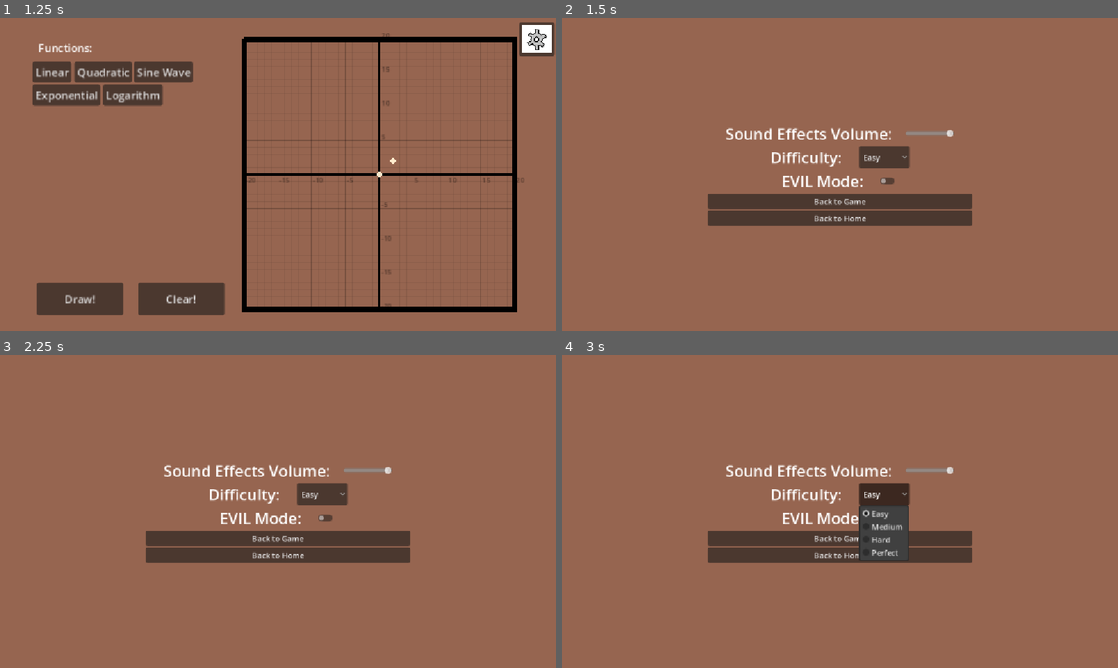
Above: before the commit, frames 1-4 (two rows, left to right).
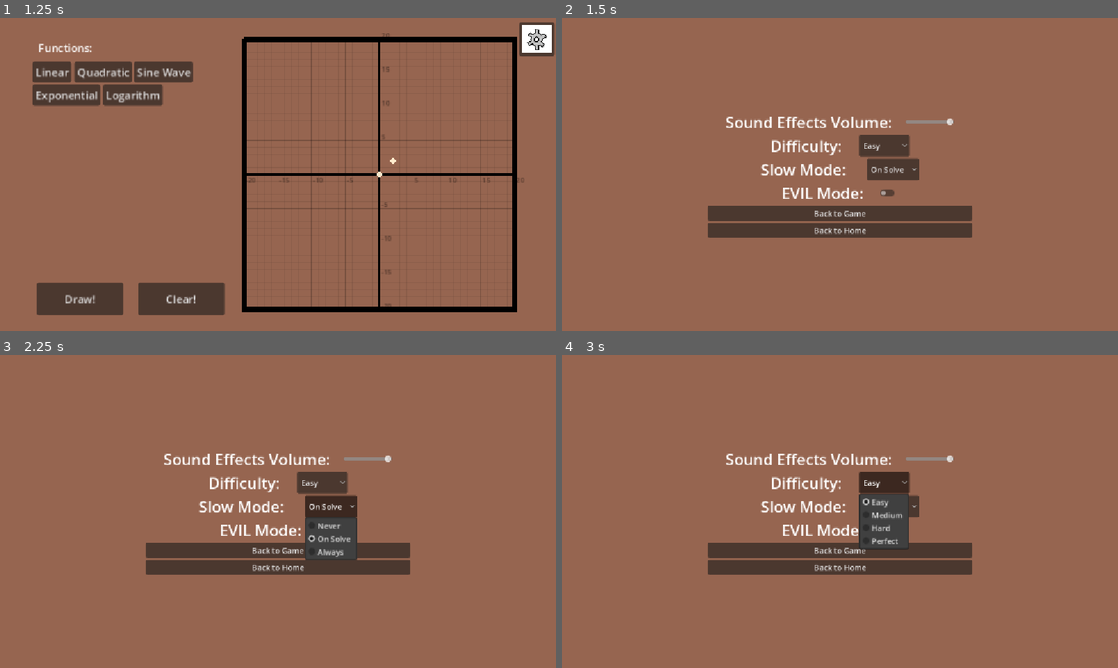
Above: after the commit, the same moments.

Repository: davidchmura75-web/jam_o_lantern
Game: Godot game, scene res://scenes/Menu.tscn
Two runs of this game, one before a commit and one after it. Both use one fixed random seed, a clock stepped at 60 frames per second and the inputs below.
Inputs (mouse positions are in pixels of both pictures, inside the frame that each line leads up to):
- Up to frame 1 (1.25 s): click "Play" at 0.5 s
- Up to frame 2 (1.5 s): click (1101, 39) at 1.25 s
- Up to frame 3 (2.25 s): click (333, 505) at 2 s, where only the run after the commit has a clickable "On Solve"
- Up to frame 4 (3 s): click "Easy" at 2.75 s

Frame 1 is identical in both runs. In frame 2, 7.6% of the frame differs, in the area x 26-74%, y 31-71%; in frame 3, 7.8%; in frame 4, 7.5%.

Commit message:
settings fix, faster line drawing, and started working on gameplay levels

Diff:
--- a/scenes/settings.tscn
+++ b/scenes/settings.tscn
@@ -73,6 +73,26 @@
 popup/item_3/text = "Perfect"
 popup/item_3/id = 3
 
+[node name="HBoxContainer4" type="HBoxContainer" parent="VBoxContainer" unique_id=1759686975]
+layout_mode = 2
+alignment = 1
+
+[node name="Label" type="Label" parent="VBoxContainer/HBoxContainer4" unique_id=1669469622]
+layout_mode = 2
+text = "Slow Mode:     "
+label_settings = SubResource("LabelSettings_xwb1m")
+
+[node name="SlowMode" type="OptionButton" parent="VBoxContainer/HBoxContainer4" unique_id=1391446493]
+layout_mode = 2
+selected = 1
+item_count = 3
+popup/item_0/text = "Never"
+popup/item_0/id = 0
+popup/item_1/text = "On Solve"
+popup/item_1/id = 1
+popup/item_2/text = "Always"
+popup/item_2/id = 2
+
 [node name="HBoxContainer2" type="HBoxContainer" parent="VBoxContainer" unique_id=601147744]
 layout_mode = 2
 alignment = 1
@@ -95,6 +115,7 @@
 
 [connection signal="value_changed" from="VBoxContainer/HBoxContainer/SFX_Volume" to="." method="_on_sfx_volume_value_changed"]
 [connection signal="item_selected" from="VBoxContainer/HBoxContainer3/Difficulty" to="." method="_on_option_button_item_selected"]
+[connection signal="item_selected" from="VBoxContainer/HBoxContainer4/SlowMode" to="." method="_on_slow_mode_item_selected"]
 [connection signal="toggled" from="VBoxContainer/HBoxContainer2/CheckButton" to="." method="_on_check_button_toggled"]
 [connection signal="pressed" from="VBoxContainer/BackToGame" to="." method="_on_back_to_game_pressed"]
 [connection signal="pressed" from="VBoxContainer/BackToHome" to="." method="_on_back_to_home_pressed"]
--- a/scripts/Global.gd
+++ b/scripts/Global.gd
@@ -5,7 +5,7 @@
 var volume = 0.5
 var evil_mode = false
 var level = 0
-
+var slow_mode = 1
 
 # Called when the node enters the scene tree for the first time.
 func _ready() -> void:
--- a/scripts/line_2d.gd
+++ b/scripts/line_2d.gd
@@ -8,6 +8,9 @@
 # Y Scaling, times 10 makes it 20 tall
 # Keep 1 / X_SCALE equal to Y_SCALE or the evil points stop matching the graph's units in both directions
 const Y_SCALE = 10
+# How many graph points get drawn each frame while animating, higher is faster
+# 400 samples / 8 = 50 frames, about 0.8 seconds at 60 FPS
+const POINTS_PER_FRAME = 8
 
 signal evil_point_hit(index)
 
@@ -150,7 +153,7 @@
 
 # Shared drawing for every function type, f takes an x value and returns a y value
 # Returns whether the function goes through all of the given points without touching an evil point
-func plot(f: Callable, points, animate := true) -> bool:
+func plot(f: Callable, points, animate := false) -> bool:
 	drawing = true
 	draw_id += 1
 	var my_id = draw_id
@@ -185,9 +188,18 @@
 	var last_point_oob = true
 	# Y value of the previous step, used to know which edge the graph is coming back in from
 	var last_y_val = NAN
+	# TODO - slow_mode 1 and the else branch both animate, so valid vs invalid makes no difference here
+	# If one of these cases was meant to skip the animation, set that branch to false
+	if Globals.slow_mode == 0:
+		animate = false
+	elif Globals.slow_mode == 1 and valid:
+		animate = true
+	elif Globals.slow_mode == 2:
+		animate = true
 	for i in samples.size():
-		if animate and valid:
-			await get_tree().create_timer(0.005).timeout
+		# Waiting always takes at least one frame, so draw POINTS_PER_FRAME points between each wait
+		if animate and i % POINTS_PER_FRAME == 0:
+			await get_tree().process_frame
 			# A newer draw started while this one was waiting, stop so they don't draw on top of each other
 			if my_id != draw_id:
 				return valid
--- a/scripts/settings.gd
+++ b/scripts/settings.gd
@@ -6,10 +6,12 @@
 var bus_index: int
 
 @onready var sfx_volume: HSlider = $VBoxContainer/HBoxContainer/SFX_Volume
+@onready var slow_mode: OptionButton = $VBoxContainer/HBoxContainer4/SlowMode
 
 # Called when the node enters the scene tree for the first time.
 func _ready() -> void:
 	difficulty.selected = Globals.difficulty
+	slow_mode.selected = Globals.slow_mode
 	bus_index = AudioServer.get_bus_index(bus_name)
 	# Initialize slider to current bus volume
 	sfx_volume.value = db_to_linear(AudioServer.get_bus_volume_db(bus_index))
@@ -39,3 +41,7 @@
 
 func _on_check_button_toggled(toggled_on: bool) -> void:
 	Globals.evil_mode = toggled_on
+
+
+func _on_slow_mode_item_selected(index: int) -> void:
+	Globals.slow_mode = index
Not shown, added: scripts/gameplay_levels.txt
